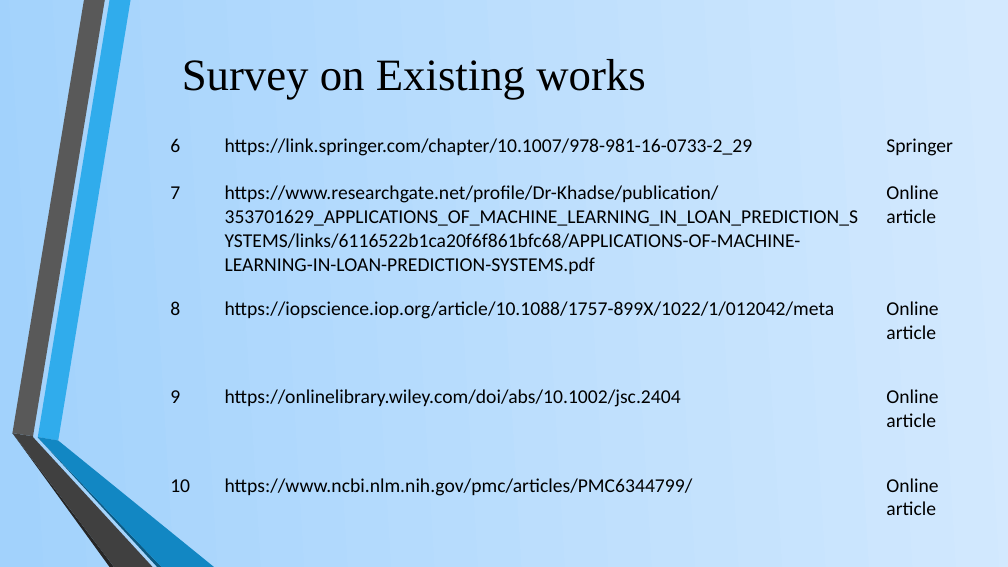
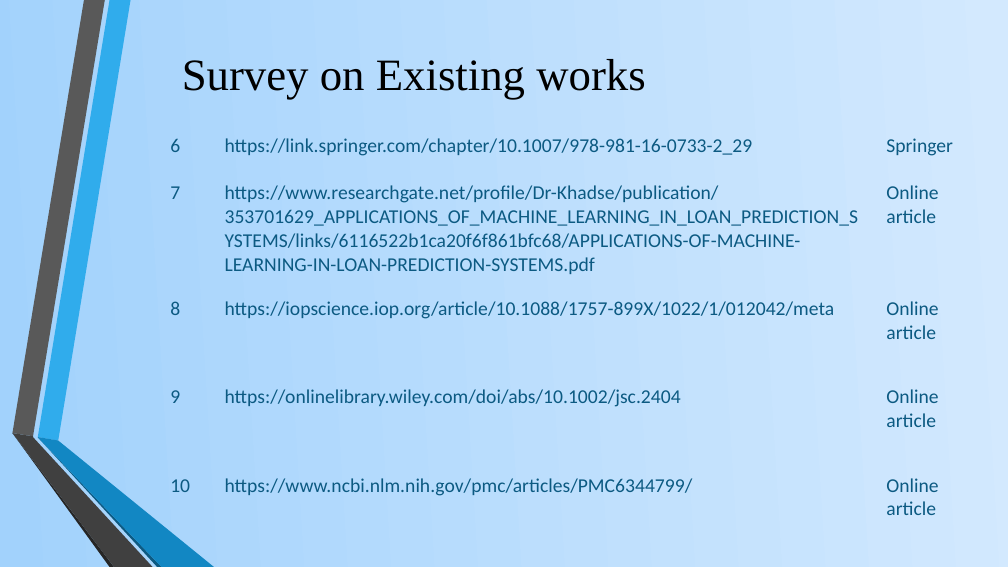
Before and after one commit to AyushGupta2114/Loan_Prediction, a slide deck: slide 9 of Loan_Prediction .pptx. Drawn at 1008x567 pixels with LibreOffice and Linux fonts; fonts in the diff are those of the drawing. Boxes give left, top, right and bottom in pixels: in the first picture for what was removed or moved away, otherwise in the second. Text is boxed around its words. In the diff, an @@ line names an element or a change of style, - is before the commit and + after.

```diff
--- a/Loan_Prediction .pptx
+++ b/Loan_Prediction .pptx
@@ table at box(160, 123, 974, 550) @@
@@ text colour #000000 to #0C5A82 @@
```
Also in this commit, not shown: 1 other slide changed.
